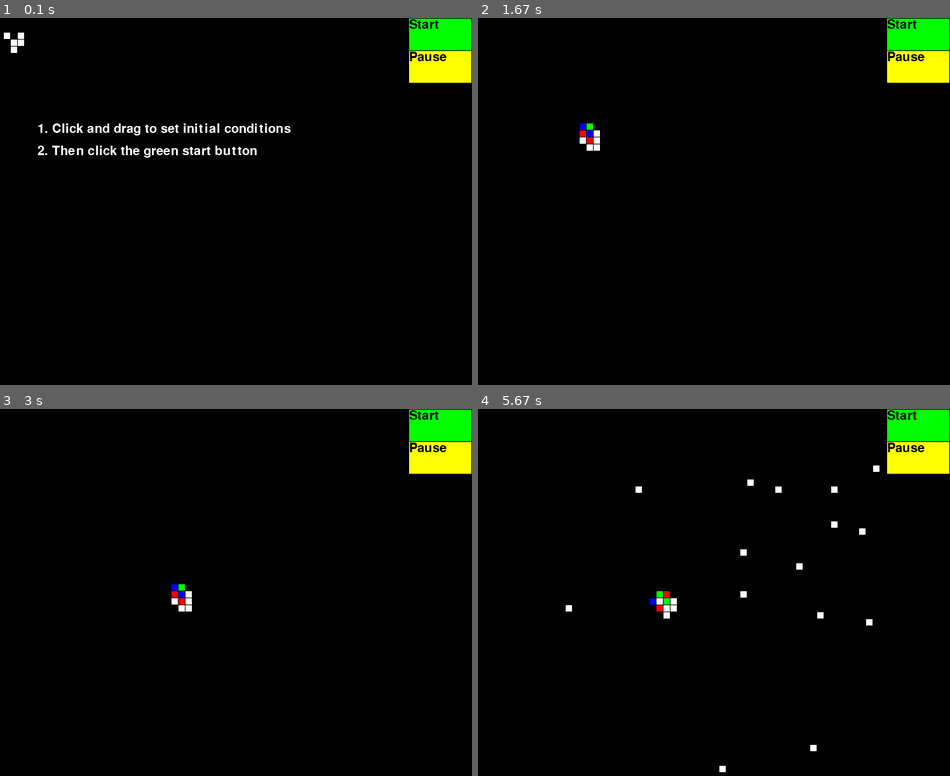
Above: before the commit, frames 1-4 (two rows, left to right).
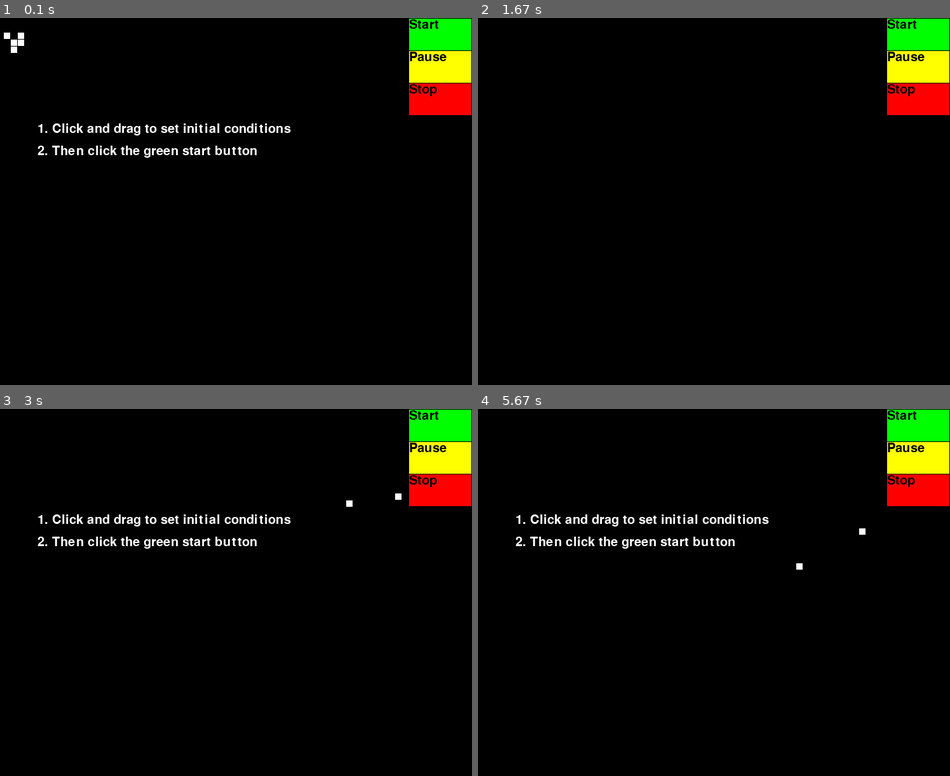
Above: after the commit, the same moments.

Repository: youngmp/hobby_coding
Game: pygame game, started from pygame/conway.py
The game is run twice, just before and just after one commit, with the same random seed, the same clock (stepped at 60 frames per second) and the same inputs. The source is Python 2; it was converted automatically to run under Python 3.
Inputs (mouse positions are in pixels of both pictures, inside the frame that each line leads up to):
- Up to frame 1 (0.1 s): no input
- Up to frame 2 (1.67 s): press the mouse at (916, 98) at 0.37 s; move the mouse to (737, 131) at 0.47 s; release the mouse at (558, 164) at 0.6 s; press the mouse at (916, 32) at 0.7 s; move the mouse to (765, 54) at 0.8 s; release the mouse at (614, 76) at 0.93 s; press the mouse at (916, 98) at 1.03 s; move the mouse to (874, 197) at 1.13 s; release the mouse at (832, 293) at 1.27 s; press the mouse at (916, 32) at 1.37 s; move the mouse to (761, 197) at 1.47 s; release the mouse at (605, 362) at 1.6 s
- Up to frame 3 (3 s): press the mouse at (438, 456) at 1.7 s; move the mouse to (269, 570) at 1.8 s; release the mouse at (94, 684) at 1.93 s; press the mouse at (438, 456) at 2.03 s; move the mouse to (424, 456) at 2.13 s; release the mouse at (410, 460) at 2.27 s; press the mouse at (438, 423) at 2.37 s; move the mouse to (325, 445) at 2.47 s; release the mouse at (207, 464) at 2.6 s; press the mouse at (438, 489) at 2.7 s; move the mouse to (396, 497) at 2.8 s; release the mouse at (354, 500) at 2.93 s
- Up to frame 4 (5.67 s): press the mouse at (916, 456) at 3.03 s; move the mouse to (832, 526) at 3.13 s; release the mouse at (747, 592) at 3.27 s; press the mouse at (916, 489) at 3.37 s; move the mouse to (747, 552) at 3.47 s; release the mouse at (572, 610) at 3.6 s; press the mouse at (916, 456) at 3.7 s; move the mouse to (817, 614) at 3.8 s; release the mouse at (718, 768) at 3.93 s; press the mouse at (916, 456) at 4.03 s; move the mouse to (898, 460) at 4.13 s; release the mouse at (879, 464) at 4.27 s; press the mouse at (916, 489) at 4.37 s; move the mouse to (865, 621) at 4.47 s; release the mouse at (817, 750) at 4.6 s; press the mouse at (916, 489) at 4.7 s; move the mouse to (832, 486) at 4.8 s; release the mouse at (747, 486) at 4.93 s; press the mouse at (916, 489) at 5.03 s; move the mouse to (780, 489) at 5.13 s; release the mouse at (638, 486) at 5.27 s; press the mouse at (916, 489) at 5.37 s; move the mouse to (860, 530) at 5.47 s; release the mouse at (803, 566) at 5.6 s

The runs differ from the first frame. In frame 1, 1.1% of the frame differs, in the area x 86-100%, y 17-27%; in frame 2, 1.3%; in frame 3, 2.5%; in frame 4, 2.8%, in the area x 7-100%, y 15-99%.

Commit message:
added stop function

Diff:
--- a/pygame/conway.py
+++ b/pygame/conway.py
@@ -99,7 +99,7 @@
 
 start=False
 pause=True
-#stop=False
+stop=False
 
 # intro textinstructions
 introx=winw/10;introy=winh/4
@@ -116,15 +116,17 @@
 font = pygame.font.Font(None,30)
 
 no_click = True # for use in flagging all events before click
+# or after stop button press
 
 
 # -------- Main Program Loop -----------
 while not done:
-
+    event_catch = False # use to catch a single frame event
     # --- Main event loop
 
 
     for event in pygame.event.get(): # User did something
+
         if event.type == pygame.QUIT: # If user clicked close
             done = True # Flag that we are done so we exit this loop
         if event.type == pygame.MOUSEBUTTONDOWN:
@@ -142,15 +144,21 @@
                 pause = True
                 stop = False
                 print 'pause'
-            #if (x > stopx and x < stopx + stopw) and (y > stopy and y < stopy+stoph):
-            #    start = False
-            #    pause = False
-            #    stop = True
-            #    print 'stop'
+
+            if (x > stopx and x < stopx + stopw) and (y > stopy and y < stopy+stoph):
+                event_catch = True
+                start = False
+                pause = False
+                stop = True
+                no_click = True
+                print 'stop'
 
             #print start,pause,stop
+
+        # user initial conditions click and drag
         if pygame.mouse.get_pressed()[0]:
             #elif event.type == pygame.MOUSEBUTTONDOWN:
+
             player_position = pygame.mouse.get_pos()
             x = player_position[0]
             y = player_position[1]
@@ -280,11 +288,13 @@
 
         # --- Drawing code should go here
 
-    #if stop:
-    #    grid = [ [0 for j in range(grids)] for i in range(grids)]
-    #    gridtemp = [ [0 for j in range(grids)] for i in range(grids)]
-    #    grid2temp = [ [0 for j in range(grids)] for i in range(grids)]
-    #    grid3temp = [ [0 for j in range(grids)] for i in range(grids)]
+    if stop and event_catch:
+        grid = [ [0 for j in range(grids)] for i in range(grids)]
+        prevgrid = [ [0 for j in range(grids)] for i in range(grids)]
+        prev2grid = [ [0 for j in range(grids)] for i in range(grids)]
+        prev3grid = [ [0 for j in range(grids)] for i in range(grids)]
+
+        # see if no_click for intro text
     #    screen.fill(BLACK)
 
     # First, clear the screen to white. Don't put other drawing commands
@@ -295,13 +305,16 @@
     # draw start/pause/stop buttons (green/yellow/red)
     pygame.draw.rect(screen, GREEN, [startx,starty,startw,starth])
     pygame.draw.rect(screen, YELLOW, [pausex,pausey,pausew,pauseh])
+    pygame.draw.rect(screen, RED, [stopx,stopy,stopw,stoph])
 
     # set up text on buttons
     font = pygame.font.Font(None,30)
     b_start_txt = font.render('Start',True,BLACK,GREEN)
     b_pause_txt = font.render('Pause',True,BLACK,YELLOW)
+    b_stop_txt = font.render('Stop',True,BLACK,RED)
     screen.blit(b_start_txt,(startx,starty))
     screen.blit(b_pause_txt,(pausex,pausey))
+    screen.blit(b_stop_txt,(stopx,stopy))
 
     #pygame.draw.rect(screen, RED, [stopx,stopy,stopw,stoph])
 
@@ -340,7 +353,6 @@
 
 
 
-
     # --- Limit to 60 frames per second
 
     clock.tick(60)
